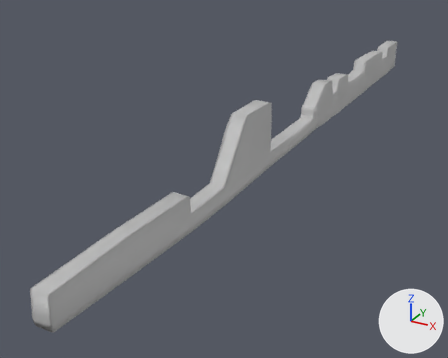
What one commit did to the FBX model Assets/3D Models/Terrain.fbx.
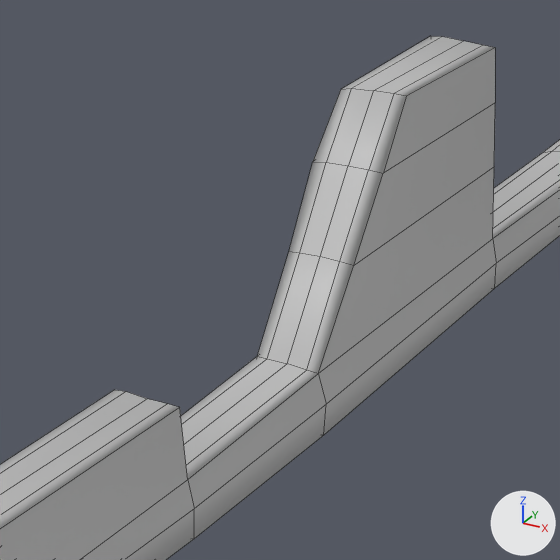
Old and new are each drawn whole from a camera (50 mm lens) standing at (0.349, -1.217, 0.281) and looking at (-0.083, -0.432, -0.111) and again close up on the part from 32% to 64% of the width and 25% to 66% of the height. Lighting does not change. The marker at lower right points along +X, +Y and +Z. The close-ups show mesh edges as thin lines. Where no turn or scale is listed for an object, it has been applied to the vertices.
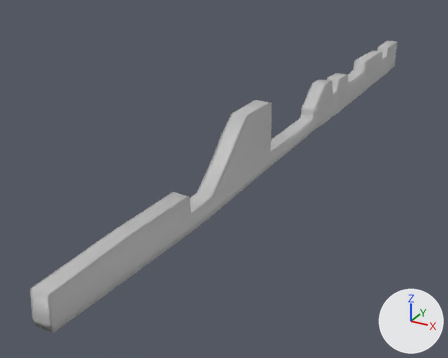
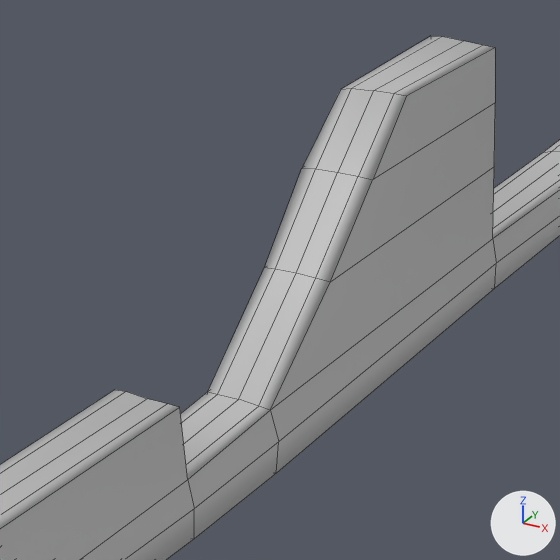
What differs and where, as boxes [x1, y1, x2, y2] in the close-ups (560 x 560 px; the box of a moved part takes in the faces that stretch with it):
part 1 of me_mesh, moved or reshaped
    both: [181, 239, 496, 539]
part 2 of me_mesh, moved or reshaped
    before: [257, 167, 494, 374]
    after: [208, 167, 494, 410]
part 3 of me_mesh, moved or reshaped
    before: [289, 48, 495, 265]
    after: [264, 48, 495, 282]

The change, as a diff of the scene's bpy script:
```diff
--- a/Assets/3D Models/Terrain.fbx.py
+++ b/Assets/3D Models/Terrain.fbx.py
@@ me_mesh @@
 me_mesh.from_pydata(...)  # 388 vertices, 386 faces; spans x -0.019..0.011, y -0.903..0.221, z -0.066..0.036
 # used by ob_polysurface8; location = (0.0, 0.0, 0.0)
+# me_mesh part 1: all 12 vertices in x -0.018..0.011, y -0.594..-0.592, z -0.065..-0.041 are moved by (0.0, -0.032, 0.0)
+# me_mesh part 2: all 5 vertices in x -0.016..0.009, y -0.571..-0.57, z -0.012..-0.011 are moved by (0.0, -0.016, 0.0)
+# me_mesh part 3: all 5 vertices in x -0.017..0.009, y -0.551..-0.55, z 0.014..0.015 are moved by (0.0, -0.007, 0.0)
 me_mesh.materials.append(mat_lambert1)
```
